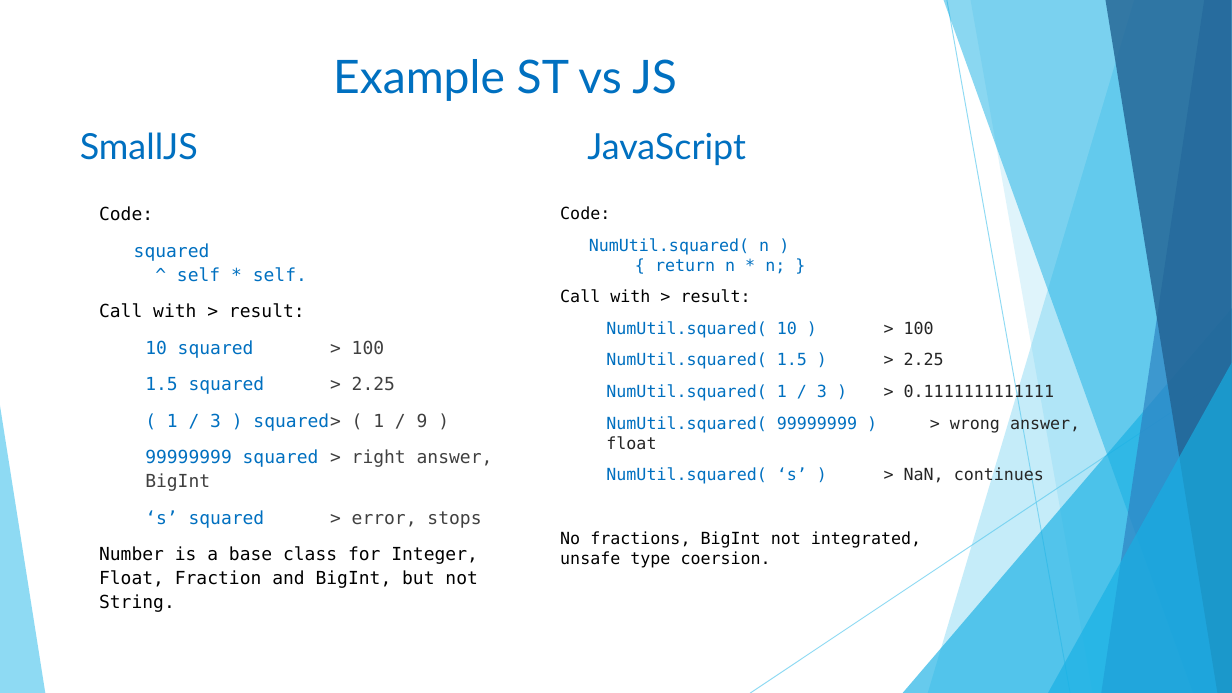
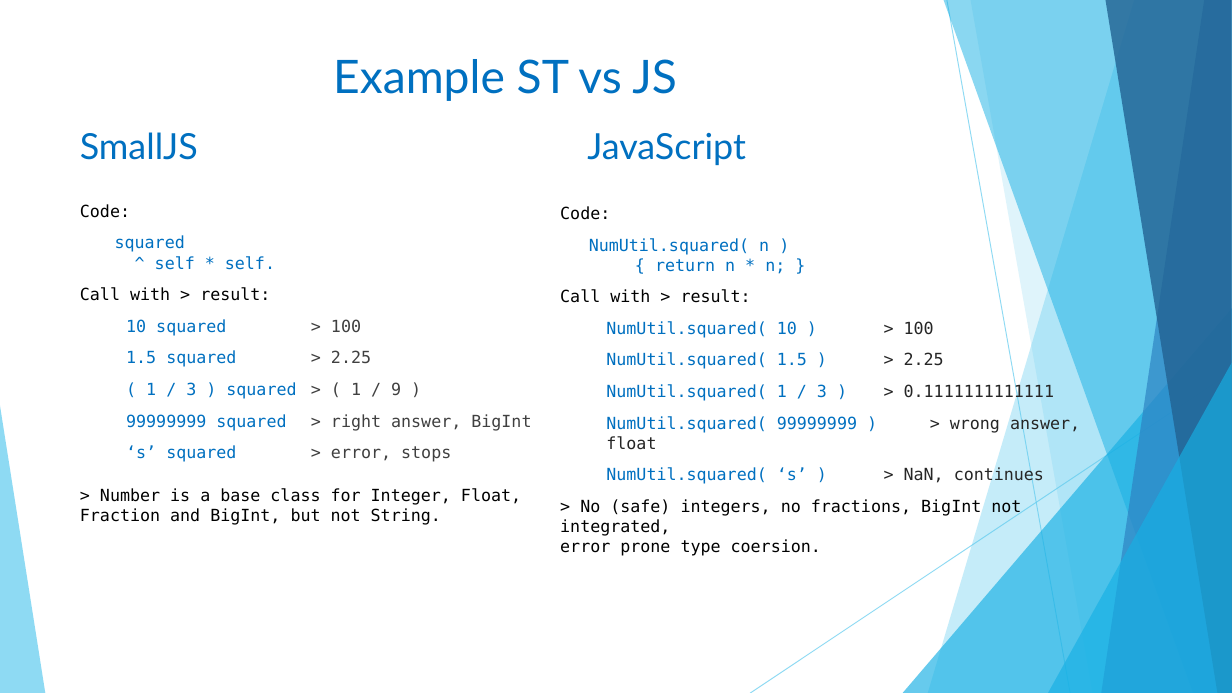
Before and after one commit to Small-JS/SmallJS, a slide deck: slide 6 of Documentation/Why_SmallJS.pptx. Drawn at 1232x693 pixels with LibreOffice and Linux fonts; fonts in the diff are those of the drawing. Boxes give left, top, right and bottom in pixels: in the first picture for what was removed or moved away, otherwise in the second. Text is boxed around its words. In the diff, an @@ line names an element or a change of style, - is before the commit and + after.

```diff
--- a/Documentation/Why_SmallJS.pptx
+++ b/Documentation/Why_SmallJS.pptx
@@ text "Code:": place and size @@
-text "Code:" at (99,206,493,612)
+text "Code:" at (80,204,531,525)
@@ text at (80,204,531,462): size 14 to 13 pt in "Code:", "squared ^ self * self.", "Call with > result:", "10 squared > 100" and 4 more places; line spacing 1.1 to 1; less space between paragraphs @@
@@ text at (80,488,521,525): text changed; size 14 to 13 pt @@
-Number is a base class for Integer, Float, Fraction and BigInt, but not String.
+> Number is a base class for Integer, Float, Fraction and BigInt, but not String.
@@ text at (560,499,1021,556): text changed @@
-  No fractions, BigInt not integrated,
-  unsafe type coersion.
+  > No (safe) integers, no fractions, BigInt not integrated,
+  error prone type coersion.
```
Also in this commit, not shown: 2 other slides changed.
